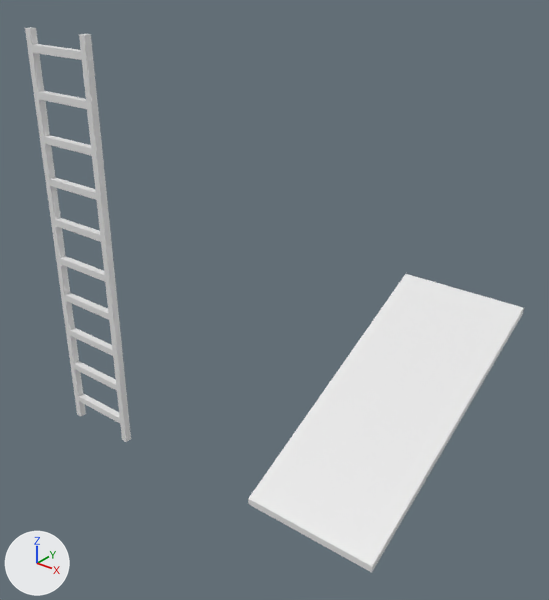
Two versions of the Blender file vongott/Assets/Mesh/Stairs/ladders.blend, one commit apart.
Both versions are drawn from a camera (50 mm lens) standing at (4.22, -3.11, 3.57) and looking at (1.11, 0.77, 1.16). Every picture has the same lights, and +X, +Y and +Z are marked at lower left.

In view in the first picture: 'stairs_ladder_simple', 'stairs_plank'.
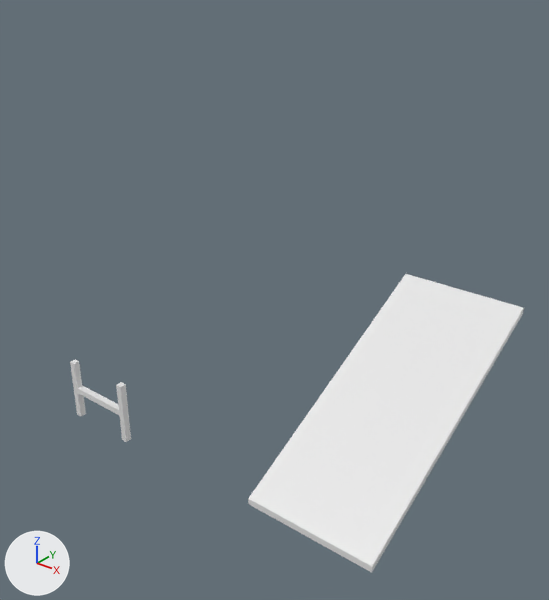
Commit message: ladder fixes

Pixel boxes (x1, y1, x2, y2) of what changed, in the pictures (549 x 600 px; the box of a moved part takes in the faces that stretch with it):
'stairs_ladder_simple', reshaped (42% narrower, 80% shorter)
    before: (25, 27, 131, 442)
    after: (70, 359, 131, 442)
part 1 of me_cube_001, moved or reshaped
    before: (78, 393, 120, 423)
    after: (77, 386, 119, 415)
part 2 of me_cube_001, deleted
    before: (32, 44, 113, 356)
part 3 of me_cube_001, cut back
    before: (25, 27, 126, 426)
    after: (70, 359, 126, 426)

The change, as a list of edits to the scene's bpy script:
```text
Change me_cube_001:
    used by ob_stairs_ladder_simple; location = (0.0, 0.0, 0.0); rotation_euler = (1.571, 0.0, 0.0), in degrees (90, 0, 0)
    remove me_cube_001.from_pydata(...)  # 96 vertices, 72 faces; spans x -0.3..0.3, y 0.0..3.0, z 0.0..0.05
    add me_cube_001.from_pydata(...)  # 24 vertices, 18 faces; spans x -0.3..0.3, y 0.0..0.5, z 0.0..0.05
    me_cube_001 part 1: the loose piece of 8 vertices spanning x -0.25..0.25, y 0.15..0.2, z 0.0..0.05 is moved by (0.0, 0.07, 0.0)
    me_cube_001 part 2: 8 loose pieces with 64 vertices, spanning x -0.25..0.25, y 0.75..2.9, z 0.0..0.05, are deleted
    me_cube_001 part 3
    12 vertices are removed from x -0.3..0.3, y 0.45..3.0, z 0.0..0.05
    16 faces are deleted
    4 vertices are added at (-0.3, 0.5, 0.0), (-0.3, 0.5, 0.05), (0.3, 0.5, 0.0), (0.3, 0.5, 0.05)
    10 new faces join them
```
